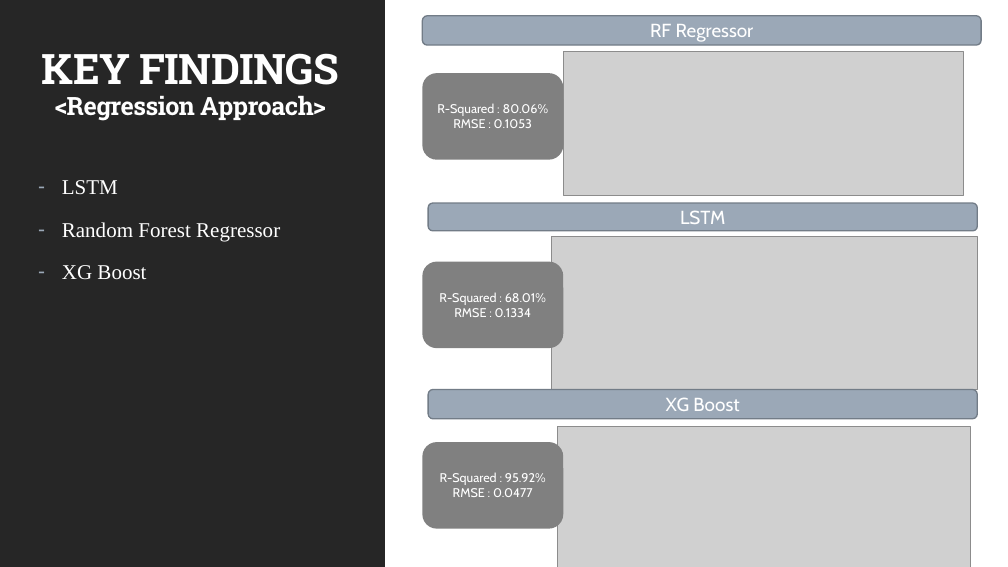
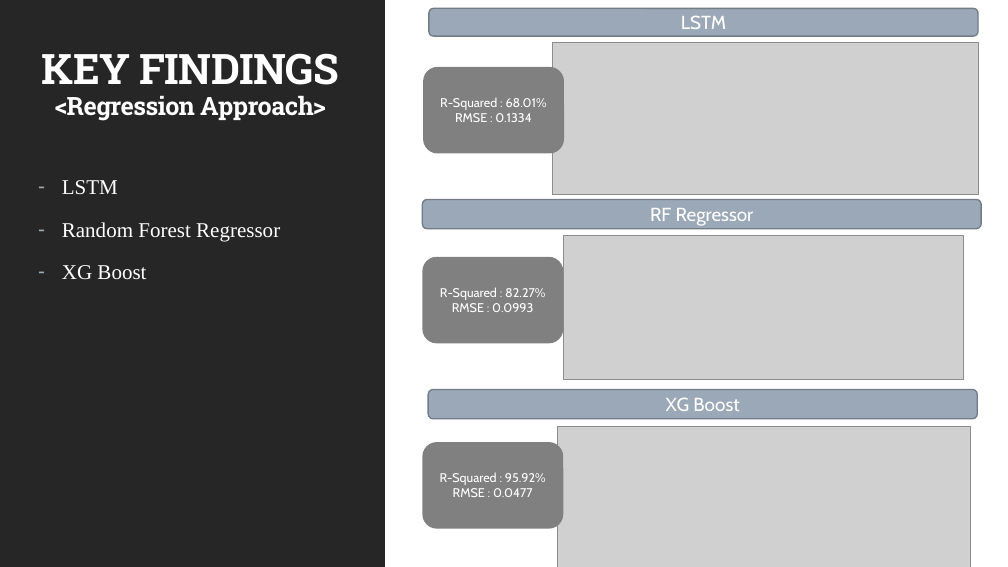
Before and after one commit to you915/Sentiment-Analysis-of-Twitter-Data-for-predicting-Apple-stock-price, a slide deck: slide 6 of Project 2 - Group 4.pptx. Drawn at 1008x567 pixels with LibreOffice and Linux fonts; fonts in the diff are those of the drawing; grey boxes stand for pictures. Boxes give left, top, right and bottom in pixels: in the first picture for what was removed or moved away, otherwise in the second. Text is boxed around its words. In the diff, an @@ line names an element or a change of style, - is before the commit and + after.

```diff
--- a/Project 2 - Group 4.pptx
+++ b/Project 2 - Group 4.pptx
@@ 2 rounded rectangles, 1 picture moved together from (x1=423, y1=203, x2=977, y2=389) to (x1=423, y1=8, x2=978, y2=195) @@
@@ 2 rounded rectangles, 1 picture moved together from (x1=423, y1=16, x2=982, y2=195) to (x1=423, y1=200, x2=982, y2=379) @@
@@ text in rounded rectangle at (x1=440, y1=287, x2=545, y2=312): text changed @@
-R-Squared : 80.06%
-RMSE : 0.1053
+R-Squared : 82.27%
+RMSE : 0.0993
```
Also in this commit, not shown: 2 other slides changed, 5 other files.
